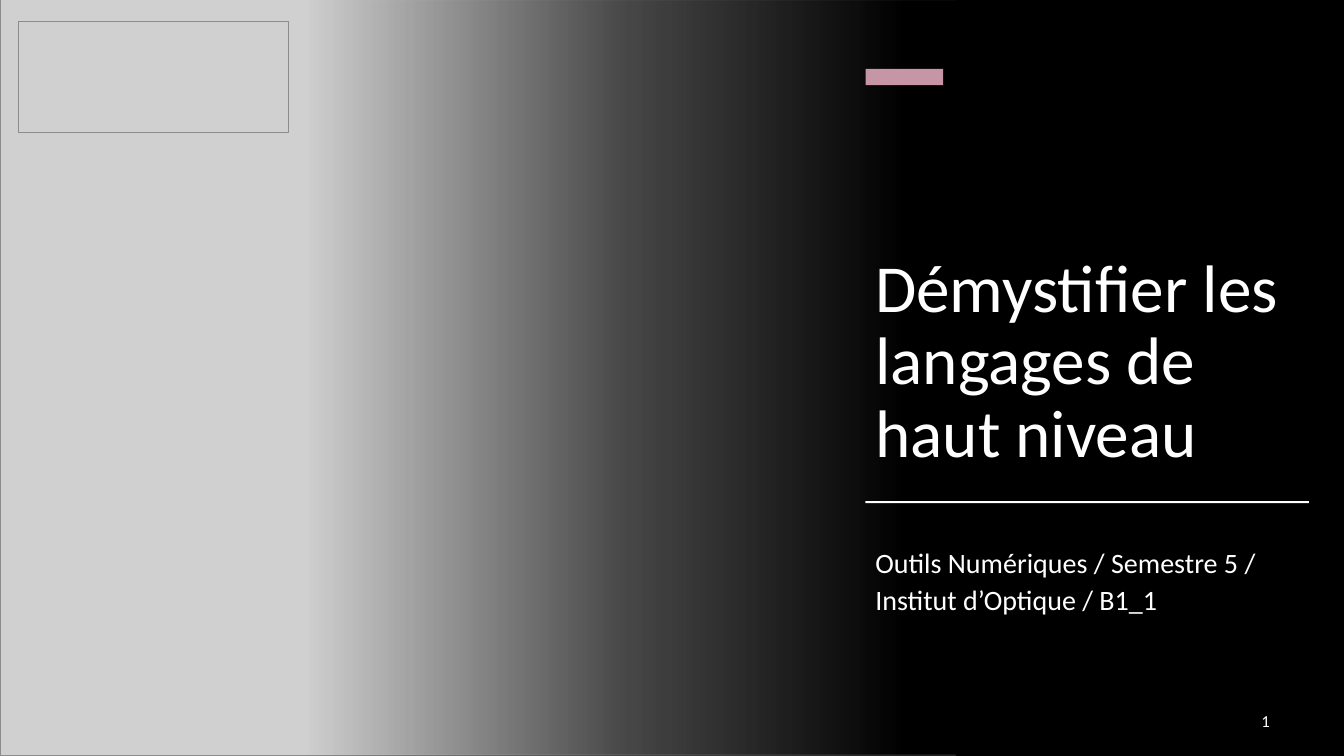
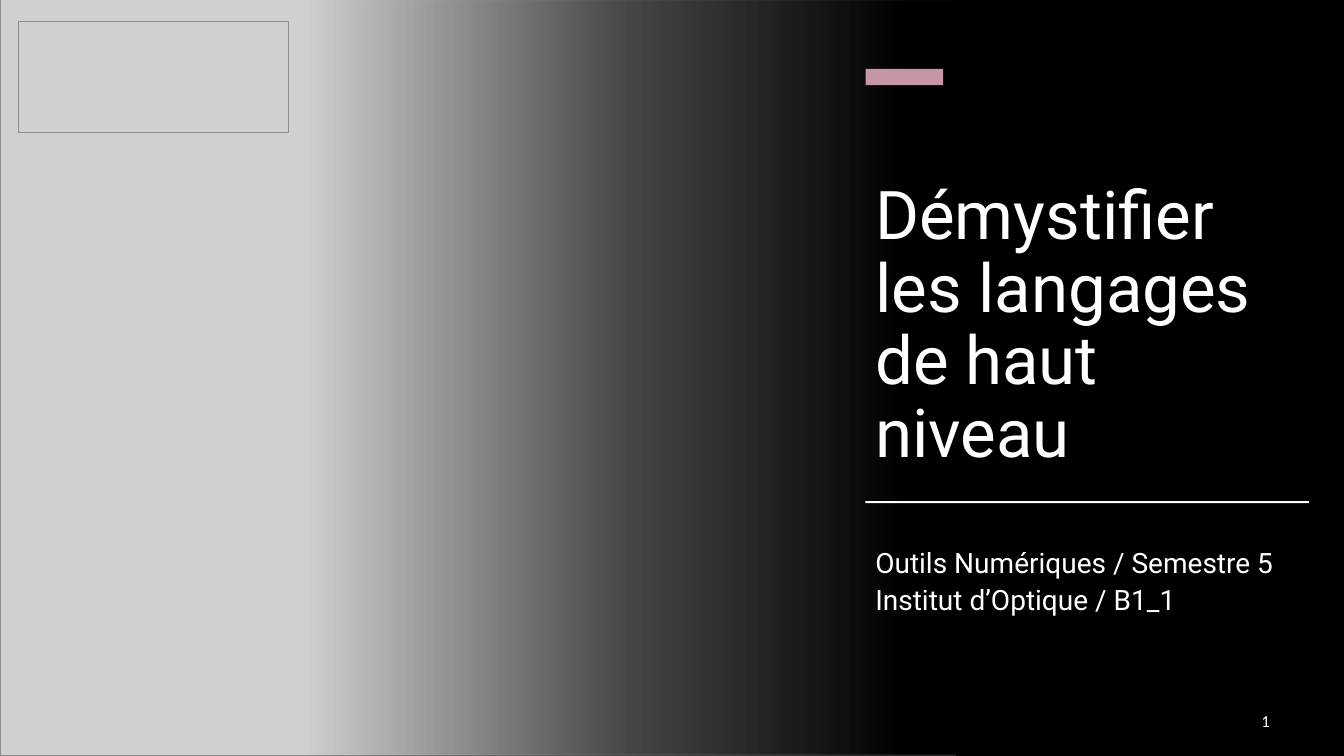
Before and after one commit to IOGS-Digital-Methods/semester-5, a slide deck: slide 1 of outils_numeriques/b1_methodes_numeriques/seance1_demistifier_python/B1_s1_1_Demystifier_Python.pptx. Drawn at 1344x756 pixels with LibreOffice and Linux fonts; fonts in the diff are those of the drawing; grey boxes stand for pictures. Boxes give left, top, right and bottom in pixels: in the first picture for what was removed or moved away, otherwise in the second. Text is boxed around its words. In the diff, an @@ line names an element or a change of style, - is before the commit and + after.

```diff
--- a/outils_numeriques/b1_methodes_numeriques/seance1_demistifier_python/B1_s1_1_Demystifier_Python.pptx
+++ b/outils_numeriques/b1_methodes_numeriques/seance1_demistifier_python/B1_s1_1_Demystifier_Python.pptx
@@ title "Démystifier les langages de haut ..." at bbox=[875, 188, 1251, 458]: font Calibri to Roboto @@
@@ subtitle at bbox=[875, 552, 1273, 616]: text changed; font Calibri to Roboto @@
-Outils Numériques / Semestre 5 / Institut d’Optique / B1_1
+Outils Numériques / Semestre 5 Institut d’Optique / B1_1
```
Also in this commit, not shown: 13 other files.
